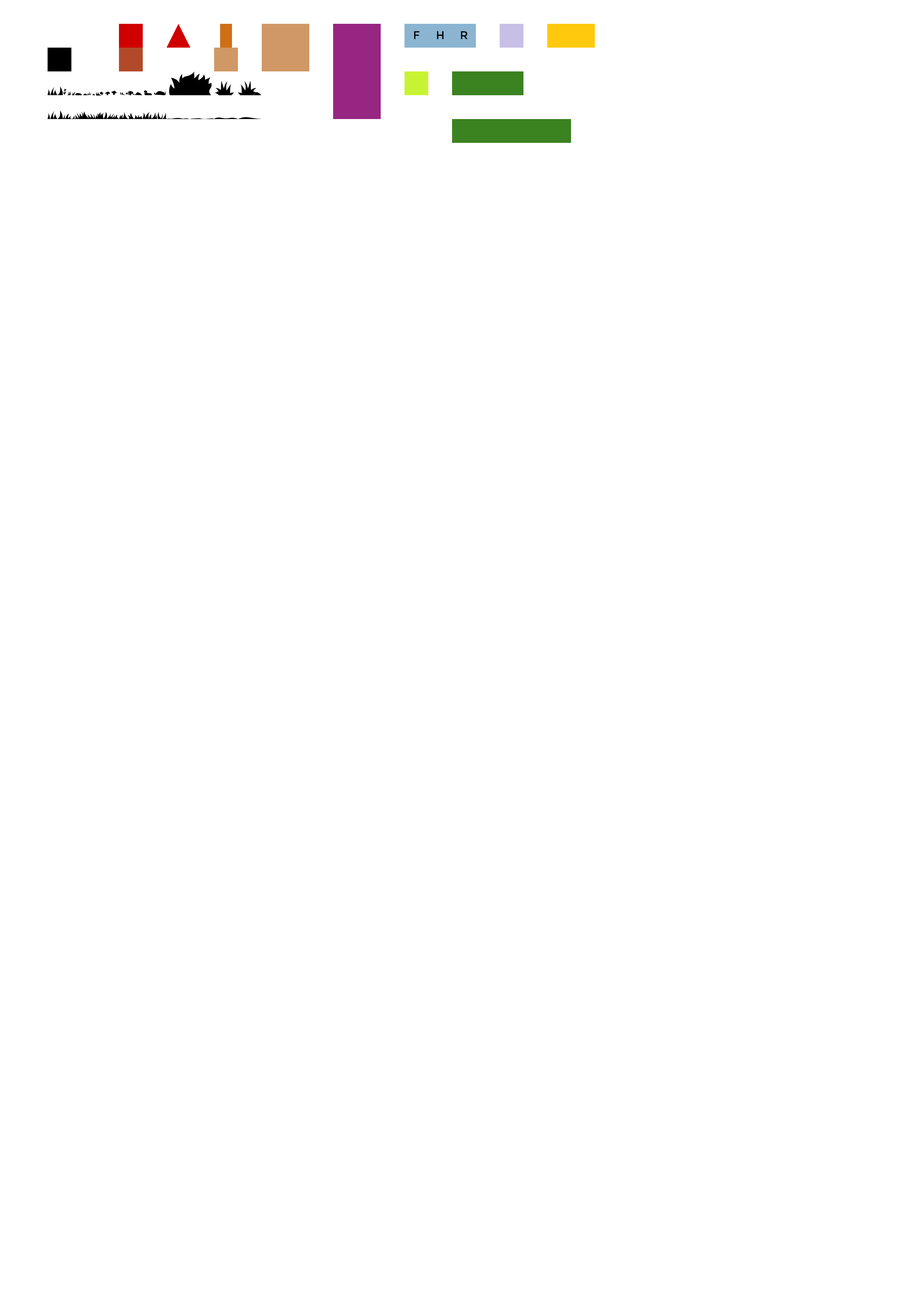
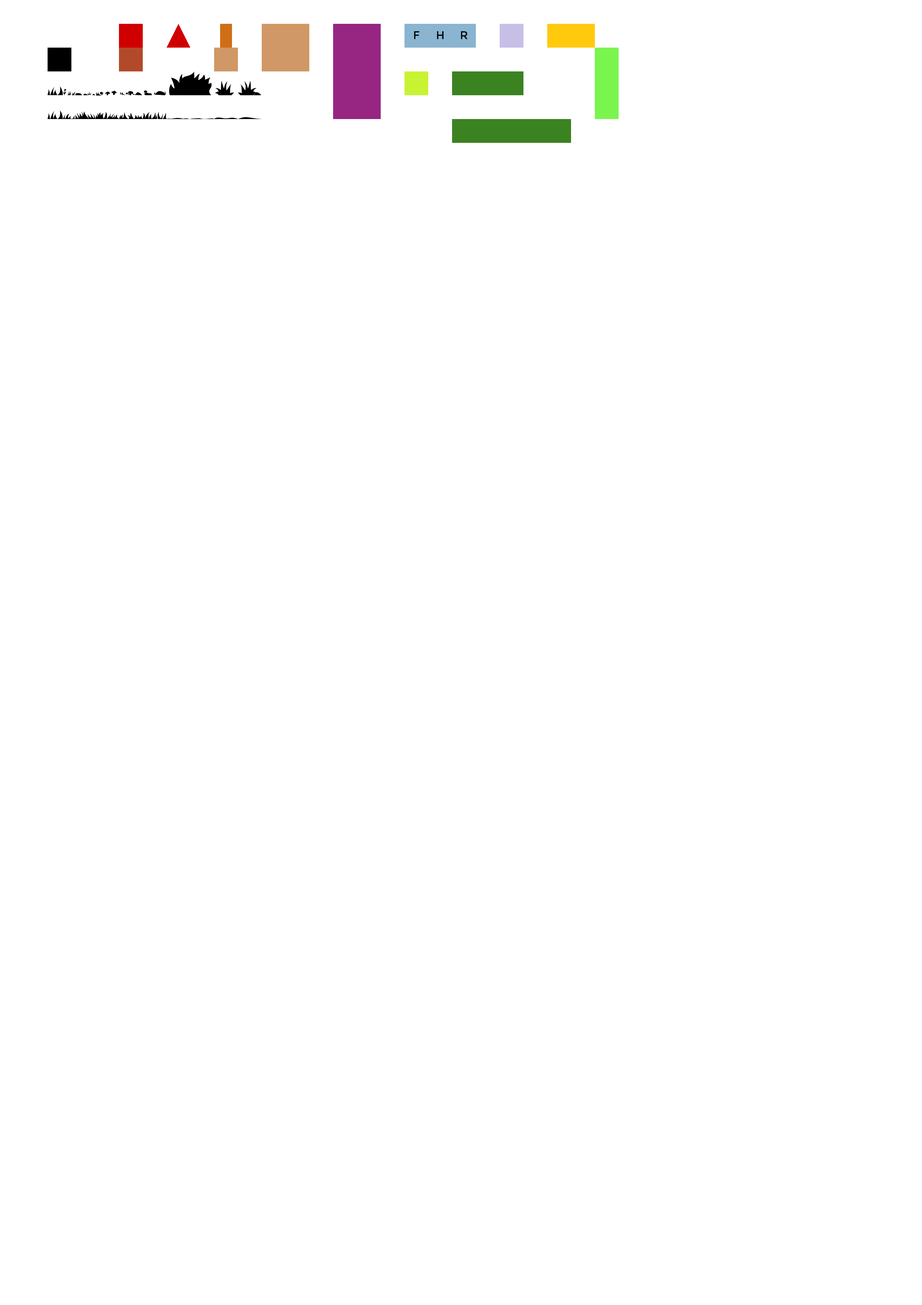
Two versions of the same layered image (922×1305). Layer-by-layer changes:
added layer "Rectangle 6" (1st of 2) above "Rectangle 6" over (595, 47, 619, 120)
